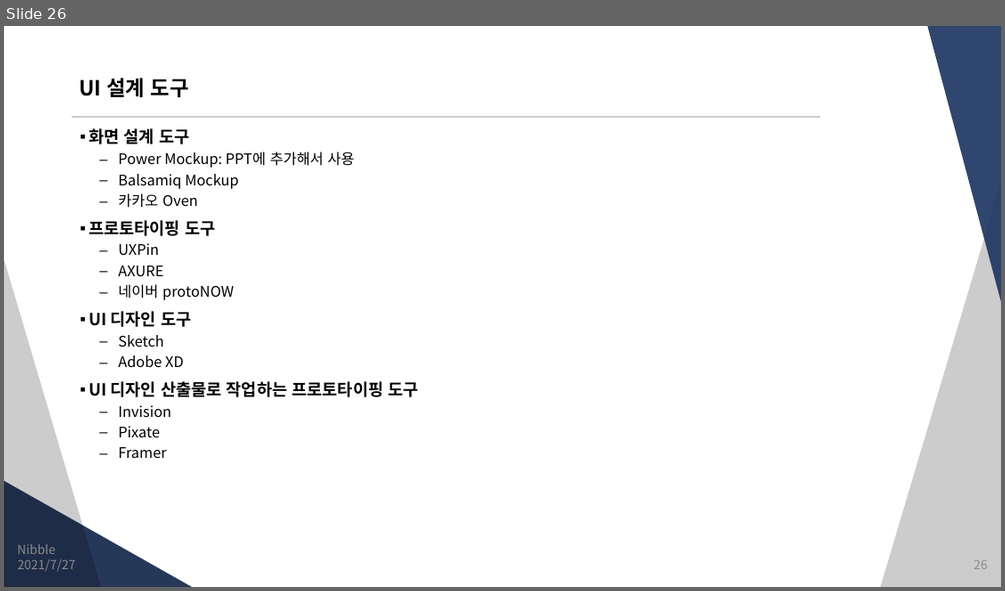
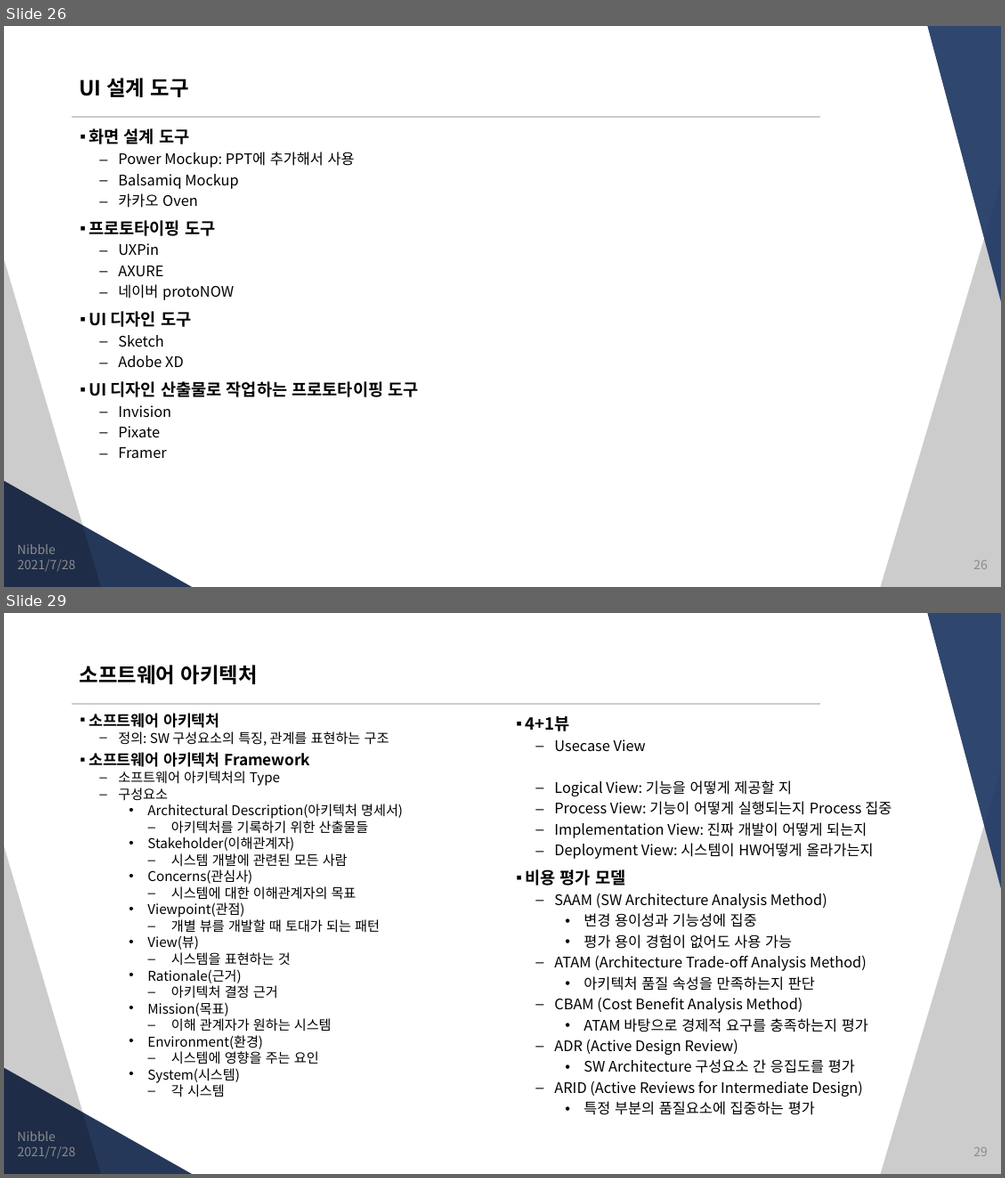
Before and after one commit to JungSangHyeon/2021-TIL, a slide deck: 정보처리기사/정보처리기사.pptx. Shown one above the other, each under a label of ours: slide 26 before the commit, slides 26 and 29 after it; the slides between them are not shown. The pictures are 1005x591 and 1005x1178 pixels, drawn with LibreOffice and Linux fonts; fonts in the diff are those of the drawing. Boxes give left, top, right and bottom in pixels: in the first picture for what was removed or moved away, otherwise in the second. Text is boxed around its words. In the diff, an @@ line names an element or a change of style, - is before the commit and + after.

```diff
--- a/정보처리기사/정보처리기사.pptx
+++ b/정보처리기사/정보처리기사.pptx
@@ slide 29 added at <box>4,613,1001,1174</box>, background #FFFFFF; not listed: 5 template elements that a slide beside it also shows @@
@@ title added at <box>80,665,258,684</box>, 20 pt, text #000000, bold @@
+소프트웨어 아키텍처
@@ text added at <box>89,713,403,1097</box>, 12.9 pt, text #000000 @@
+▪ 소프트웨어 아키텍처
+  – 정의: SW 구성요소의 특징, 관계를 표현하는 구조
+▪ 소프트웨어 아키텍처 Framework
+  – 소프트웨어 아키텍처의 Type
+  – 구성요소
+    • Architectural Description(아키텍처 명세서)
+      – 아키텍처를 기록하기 위한 산출물들
+    • Stakeholder(이해관계자)
+      – 시스템 개발에 관련된 모든 사람
+    • Concerns(관심사)
+      – 시스템에 대한 이해관계자의 목표
+    • Viewpoint(관점)
+      – 개별 뷰를 개발할 때 토대가 되는 패턴
+    • View(뷰)
+      – 시스템을 표현하는 것
+    • Rationale(근거)
+      – 아키텍처 결정 근거
+    • Mission(목표)
+      – 이해 관계자가 원하는 시스템
+    • Environment(환경)
+      – 시스템에 영향을 주는 요인
+    • System(시스템)
+      – 각 시스템
@@ text added at <box>525,716,891,1115</box>, 14 pt, text #000000 @@
+▪ 4+1뷰
+  – Usecase View
+  – Logical View: 기능을 어떻게 제공할 지
+  – Process View: 기능이 어떻게 실행되는지 Process 집중
+  – Implementation View: 진짜 개발이 어떻게 되는지
+  – Deployment View: 시스템이 HW어떻게 올라가는지
+▪ 비용 평가 모델
+  – SAAM (SW Architecture Analysis Method)
+    • 변경 용이성과 기능성에 집중
+    • 평가 용이 경험이 없어도 사용 가능
+  – ATAM (Architecture Trade-off Analysis Method)
+    • 아키텍처 품질 속성을 만족하는지 판단
+  – CBAM (Cost Benefit Analysis Method)
+    • ATAM 바탕으로 경제적 요구를 충족하는지 평가
+  – ADR (Active Design Review)
+    • SW Architecture 구성요소 간 응집도를 평가
+  – ARID (Active Reviews for Intermediate Design)
+    • 특정 부분의 품질요소에 집중하는 평가
@@ text added at <box>17,1131,56,1141</box>, 12 pt, text #8C8C8C @@
+Nibble
@@ text added at <box>17,1146,75,1159</box>, 12 pt, text #8C8C8C @@
+2021/7/28
@@ page number added at <box>973,1147,987,1156</box>, 12 pt, text #8C8C8C @@
+29
@@ slide 26 changed as well @@
@@ text at <box>17,559,75,572</box>: text changed @@
-2021/7/27
+2021/7/28
```
Also in this commit, not shown: 24 other slides changed, 7 other slides added.
